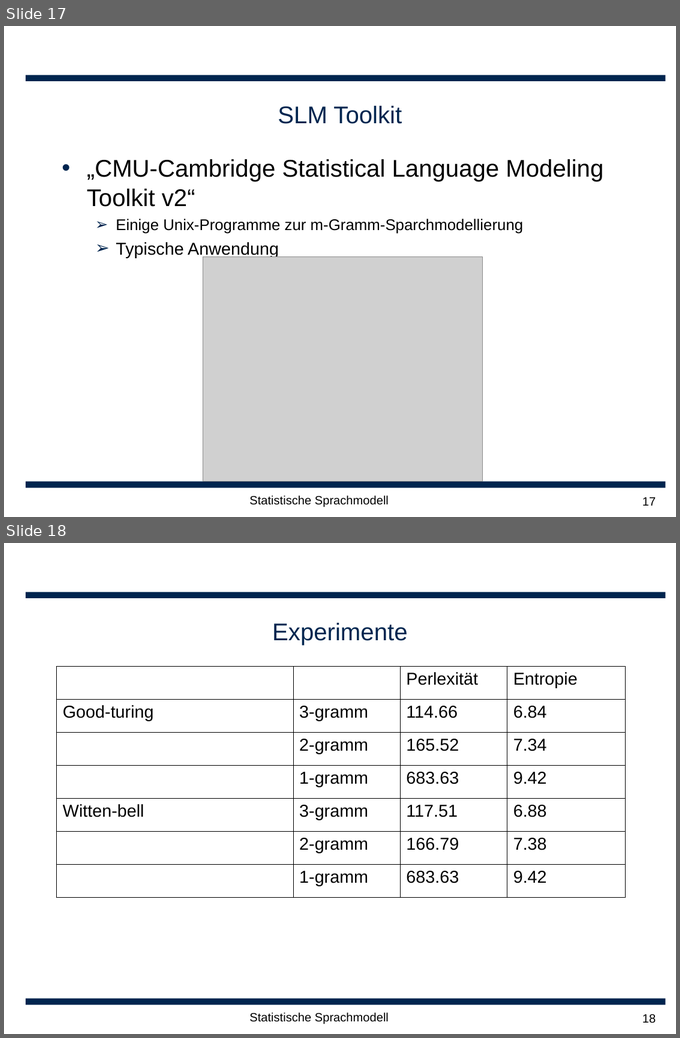
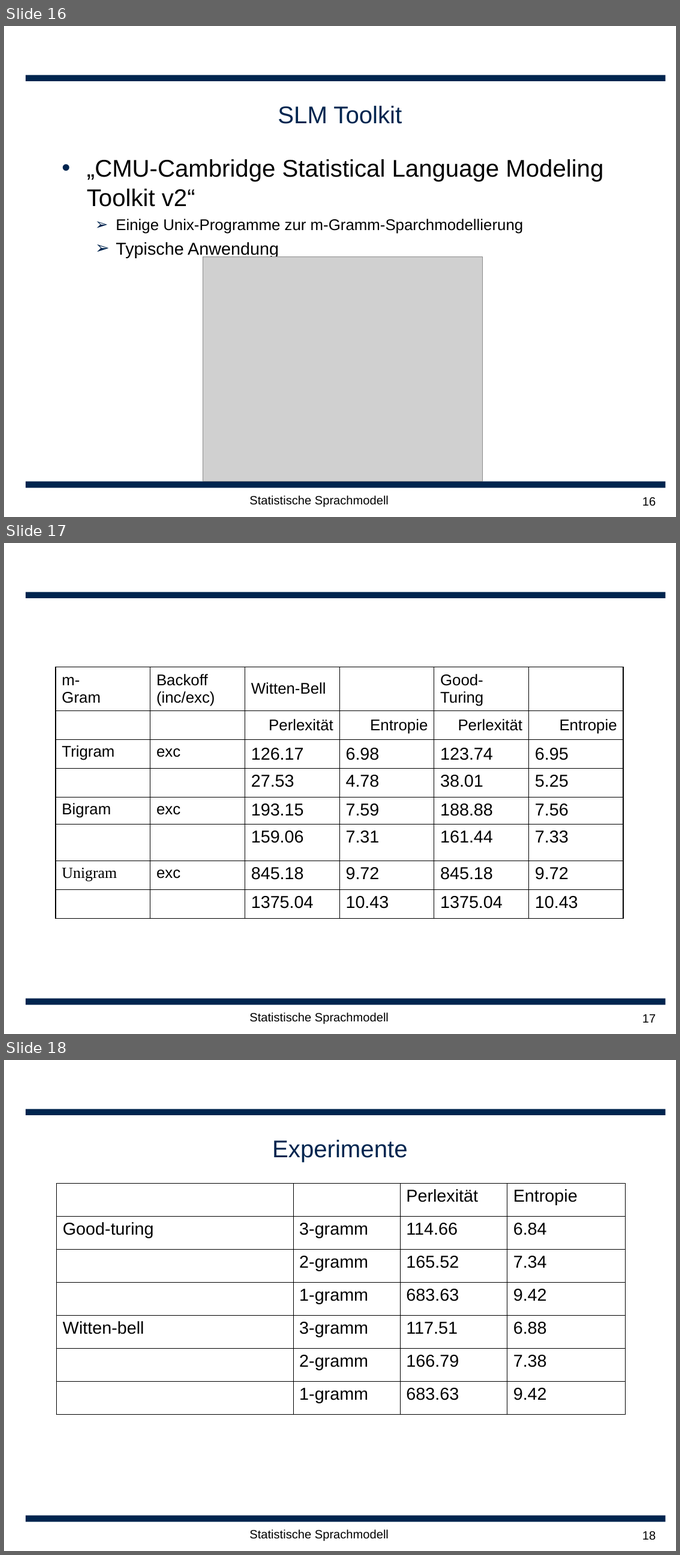
Before and after one commit to leonard117/arbeittet, a slide deck: ARS/doc/Statische Sprachmodellierung.ppt. Shown one above the other, each under a label of ours: slides 17 and 18 before the commit, slides 16, 17 and 18 after it. The pictures are 680x1038 and 680x1555 pixels, drawn with LibreOffice and Linux fonts; fonts in the diff are those of the drawing; grey boxes stand for pictures; background and template pictures are left out. Boxes give left, top, right and bottom in pixels: in the first picture for what was removed or moved away, otherwise in the second. Text is boxed around its words. In the diff, an @@ line names an element or a change of style, - is before the commit and + after.

```diff
--- a/ARS/doc/Statische Sprachmodellierung.ppt
+++ b/ARS/doc/Statische Sprachmodellierung.ppt
@@ slide 17 added at (x1=4, y1=543, x2=676, y2=1034), background #FFFFFF; not listed: 2 template elements that a slide beside it also shows @@
@@ table added at (x1=56, y1=667, x2=623, y2=917), 8 rows, 6 columns @@
+m- / Gram | Backoff / (inc/exc) | Witten-Bell |  | Good-Turing | 
+ |  | Perlexität | Entropie | Perlexität | Entropie
+Trigram | exc | 126.17 | 6.98 | 123.74 | 6.95
+ |  | 27.53 | 4.78 | 38.01 | 5.25
+Bigram | exc | 193.15 | 7.59 | 188.88 | 7.56
+ |  | 159.06 | 7.31 | 161.44 | 7.33
+Unigram | exc | 845.18 | 9.72 | 845.18 | 9.72
+ |  | 1375.04 | 10.43 | 1375.04 | 10.43
@@ text added at (x1=249, y1=1012, x2=389, y2=1024), 14 pt, text #000000 @@
+Statistische Sprachmodell
@@ page number added at (x1=642, y1=1014, x2=656, y2=1022), 14 pt, text #000000 @@
+17
@@ what was slide 17 is now slide 16 @@
@@ page number at (x1=642, y1=497, x2=656, y2=506): text changed @@
-17
+16
```
Also in this commit, not shown: 2 slides changed, 1 slide removed, 3 other files.
